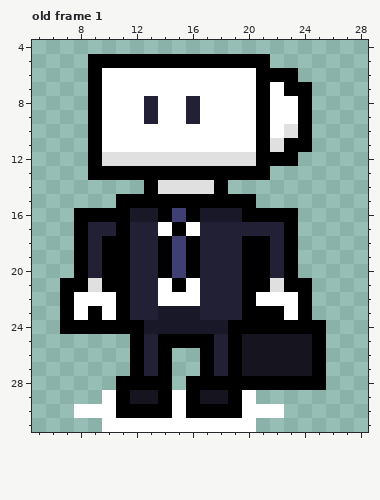
Pixel-art file: Robots.aseprite. Above, as it was before the edit.
32x32 pixels, 1 frame. Shown: old frame 1: x 5..28, y 4..31. The commit also changed other frames, which this record leaves out.
The same view after the edit:
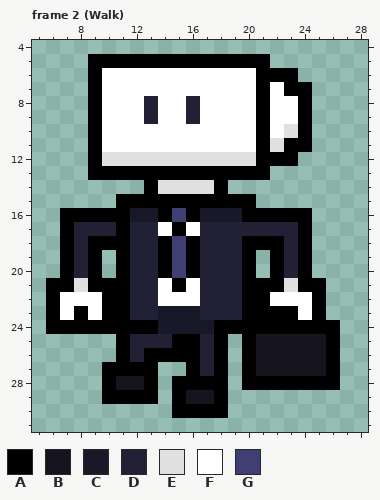
Palette (. is transparent): A #000000  B #16151f  C #191828  D #222034  E #e0e0e0  F #ffffff  G #3f3f74
A new or re-ordered frame is compared with the old frame closest to it.
Difference:
frames 1 -> 5
layer "Shadow" now hidden
layer "BackArm" added
layer "Legs" added
layer "Body" added
layer "Arms" added
layer "3rd Draft" removed
Frame 2 (Walk) is new; against old frame 1:
The author put colour A in rows 16 to 20 at x 7 and 24; in rows 21 to 23 at x 6 and 25; in row 24 at x 6 and 26; in row 25 at x 11 and 26; in row 26 at x 11, 15 to 16 and 26; in row 27 at x 10 to 11, 16 and 26.
The author put colour A in row 28 at x 10, 15 and 26.
Colour B becomes colour A in rows 25 to 27 at x 20; in row 29 at x 12 to 13 and 18.
Colour C becomes colour A in row 24 at x 13 and 18.
Colour D becomes colour A in rows 18 to 20 at x 9 and 22; in row 25 at x 18; in rows 26 to 27 at x 13 and 18.
Colour E becomes colour A in row 21 at x 9 and 22.
Colour F becomes colour A in row 22 at x 10 and 21; in row 23 at x 8, 10 and 23; in row 29 at x 10 and 15; in row 30 at x 15.
Colour A becomes colour B in rows 25 to 27 at x 25; in row 28 at x 11 to 12; in row 29 at x 16.
Colour A becomes colour D in rows 17 to 20 at x 8 and 23; in row 25 at x 12, 14 and 17; in row 26 at x 12 and 17; in row 27 at x 17.
Colour A becomes colour E in row 21 at x 8 and 23.
Colour A becomes colour F in row 22 at x 7 and 24; in row 23 at x 7, 9 and 24.
Colour A is gone in rows 19 to 20 at x 10 and 21; in rows 25 to 26 at x 19; in rows 27 to 29 at x 14 and 19; in row 30 at x 11 to 14 and 19.
Colour F is gone in row 29 at x 20; in row 30 at x 8 to 10 and 20 to 22; in row 31 at x 10 to 20.
